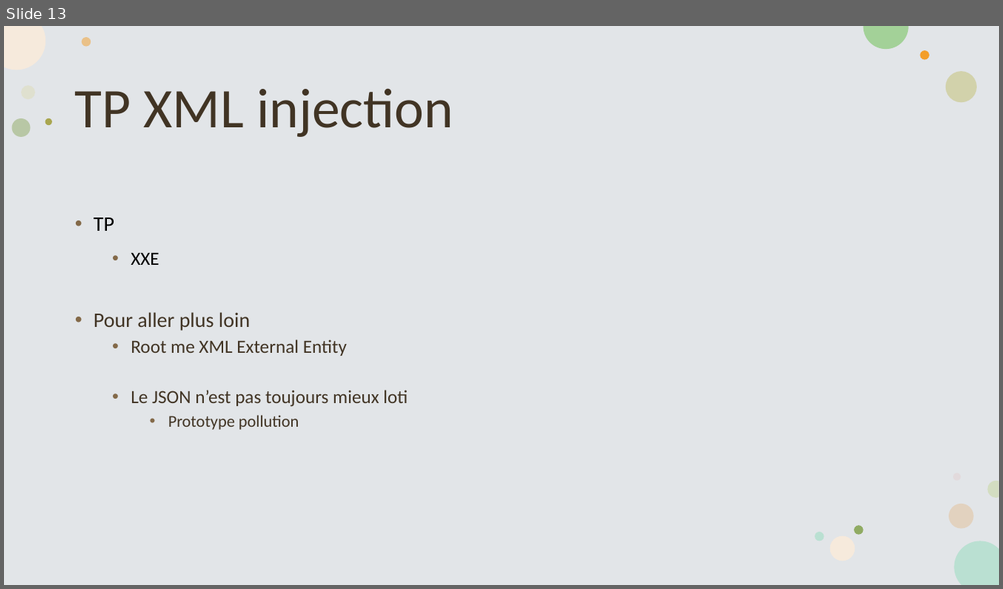
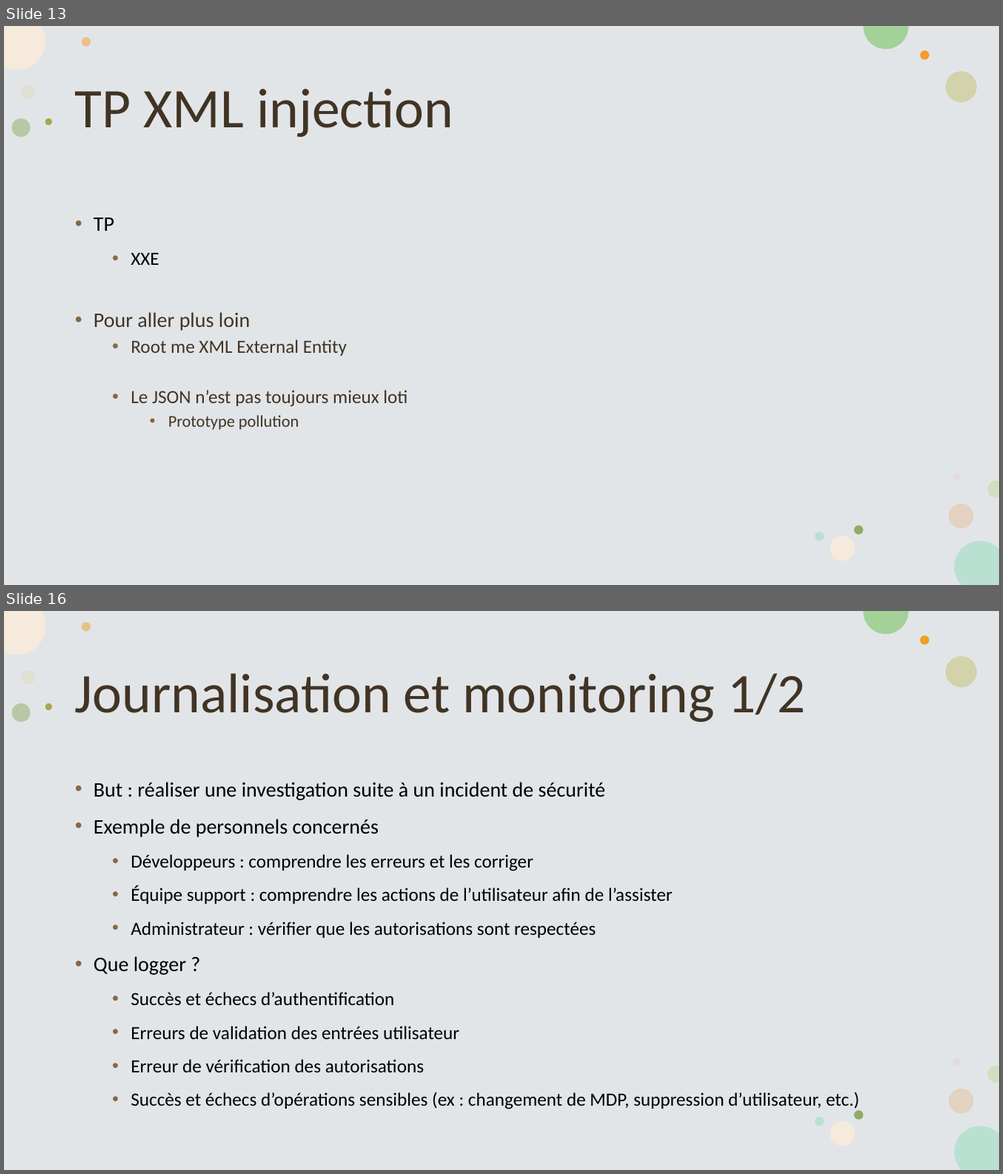
Before and after one commit to vdechef/secdev, a slide deck: Sécurité dans les développements.pptx. Shown one above the other, each under a label of ours: slide 13 before the commit, slides 13 and 16 after it; the slides between them are not shown. The pictures are 1003x589 and 1003x1174 pixels, drawn with LibreOffice and Linux fonts; fonts in the diff are those of the drawing. Boxes give left, top, right and bottom in pixels: in the first picture for what was removed or moved away, otherwise in the second. Text is boxed around its words. In the diff, an @@ line names an element or a change of style, - is before the commit and + after.

```diff
--- a/Sécurité dans les développements.pptx
+++ b/Sécurité dans les développements.pptx
@@ slide 16 added at (4, 611, 999, 1170), background #FFFFFF; not listed: 16 template elements that a slide beside it also shows @@
@@ title added at (75, 673, 805, 722), 54 pt, text #413424 @@
+Journalisation et monitoring 1/2
@@ text added at (94, 782, 859, 1111), 18 pt, text #000000 @@
+• But : réaliser une investigation suite à un incident de sécurité
+• Exemple de personnels concernés
+  • Développeurs : comprendre les erreurs et les corriger
+  • Équipe support : comprendre les actions de l’utilisateur afin de l’assister
+  • Administrateur : vérifier que les autorisations sont respectées
+• Que logger ?
+  • Succès et échecs d’authentification
+  • Erreurs de validation des entrées utilisateur
+  • Erreur de vérification des autorisations
+  • Succès et échecs d’opérations sensibles (ex : changement de MDP, suppression d’utilisateur, etc.)
```
Also in this commit, not shown: 1 slide changed, 4 other slides added, 17 other files.
